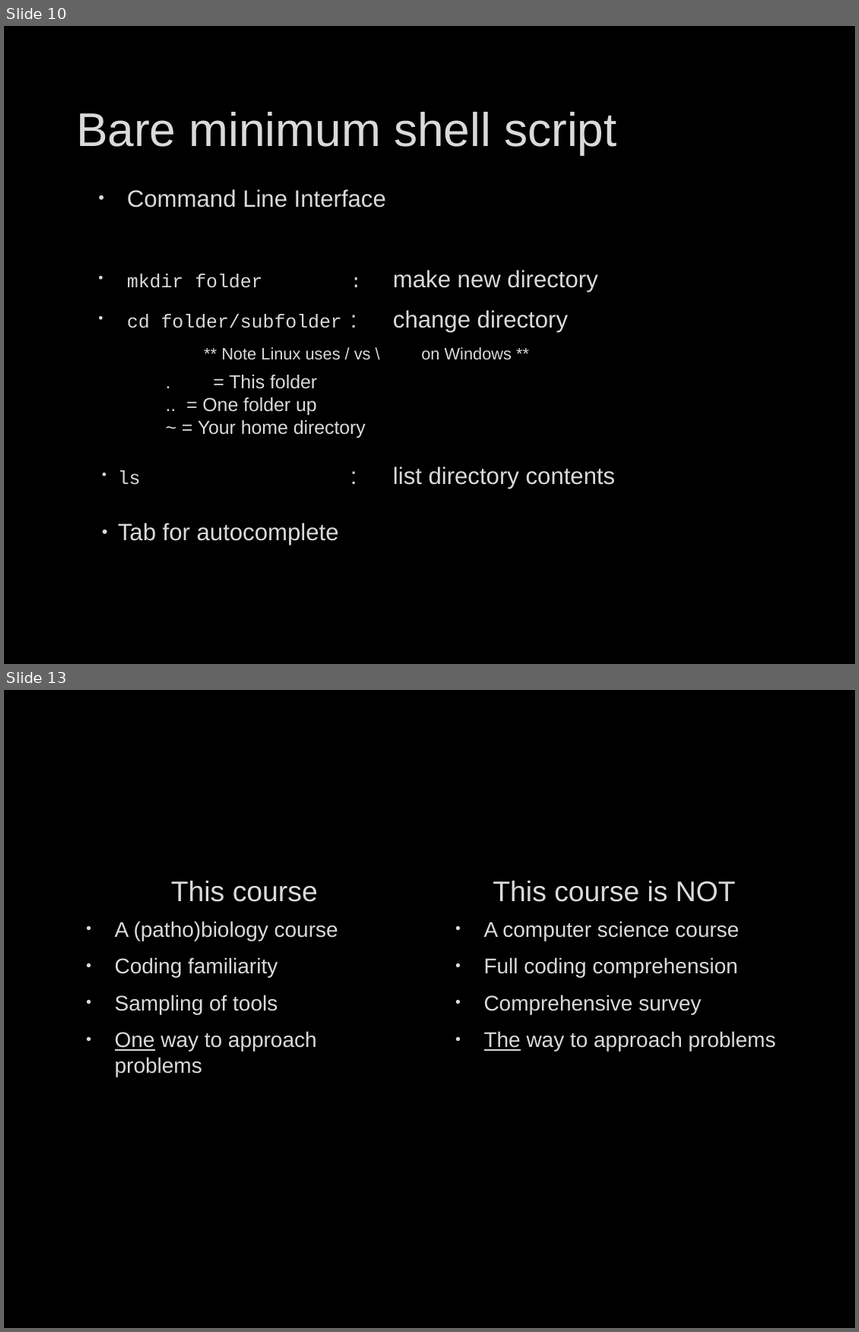
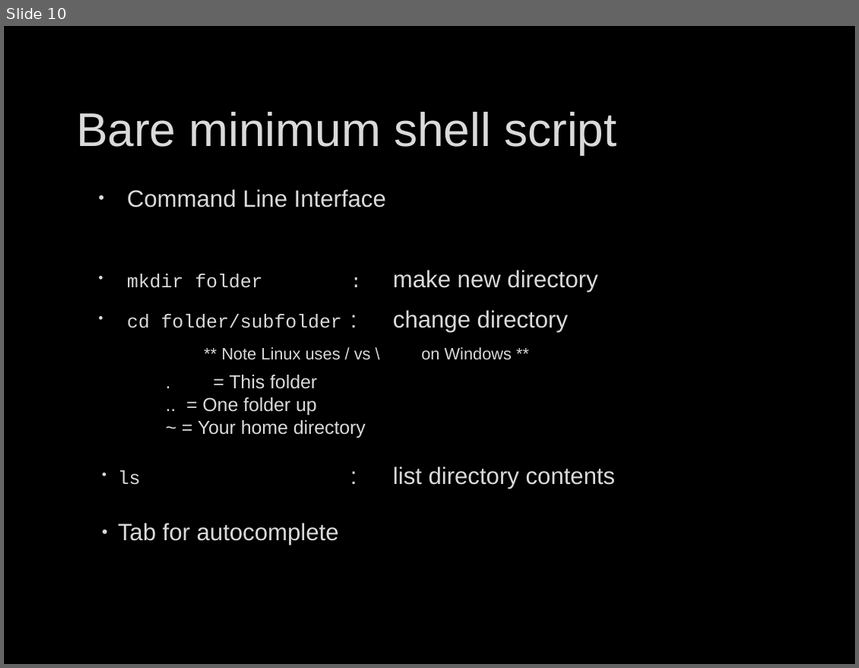
Before and after one commit to fdmast/Pabio536, a slide deck: C1_Introduction/ClassOne.GithubIntro.pptx. Shown one above the other, each under a label of ours: slides 10 and 13 before the commit, slide 10 after it; the slides between them are not shown. The pictures are 859x1332 and 859x668 pixels, drawn with LibreOffice and Linux fonts; fonts in the diff are those of the drawing; background and template pictures are left out. Boxes give left, top, right and bottom in pixels: in the first picture for what was removed or moved away, otherwise in the second. Text is boxed around its words. In the diff, an @@ line names an element or a change of style, - is before the commit and + after.

```diff
--- a/C1_Introduction/ClassOne.GithubIntro.pptx
+++ b/C1_Introduction/ClassOne.GithubIntro.pptx
@@ slide 13 removed at bbox=[4, 690, 855, 1328], background picture (left out) @@
@@ text removed at bbox=[171, 881, 318, 902] @@
-This course
@@ text removed at bbox=[493, 881, 736, 902] @@
-This course is NOT
@@ text removed at bbox=[115, 921, 338, 1077] @@
-• A (patho)biology course
-• Coding familiarity
-• Sampling of tools
-• One way to approach problems
@@ text removed at bbox=[484, 921, 776, 1051] @@
-• A computer science course
-• Full coding comprehension
-• Comprehensive survey
-• The way to approach problems
```
Also in this commit, not shown: 2 slides changed, 1 other slide removed, 4 other files.
